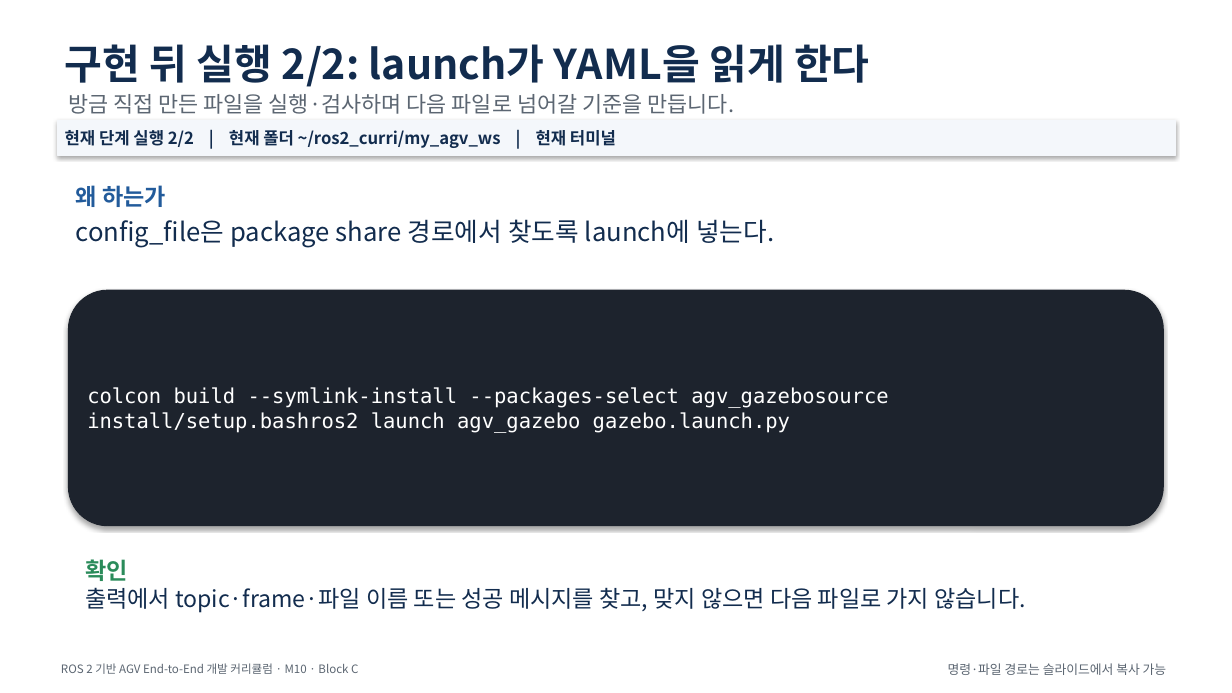
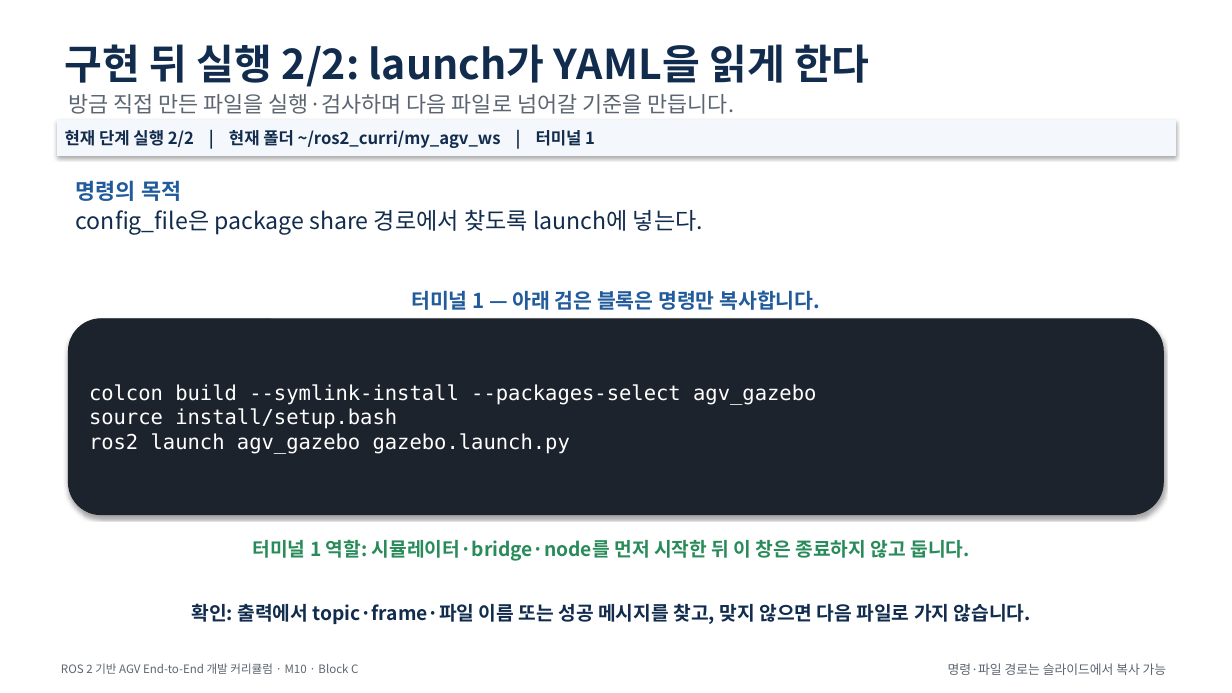
Before and after one commit to choimagon/ros2_curri, a slide deck: slide 97 of blocks/C_drive_visualization/Block_C_M시리즈_통합_따라하기.pptx (slide 96 before the commit). Drawn at 1232x693 pixels with LibreOffice and Linux fonts; fonts in the diff are those of the drawing. Boxes give left, top, right and bottom in pixels: in the first picture for what was removed or moved away, otherwise in the second. Text is boxed around its words. In the diff, an @@ line names an element or a change of style, - is before the commit and + after.

Commit message:
Regenerate visual terminal curriculum decks

```diff
--- a/blocks/C_drive_visualization/Block_C_M시리즈_통합_따라하기.pptx
+++ b/blocks/C_drive_visualization/Block_C_M시리즈_통합_따라하기.pptx
@@ text in rectangle at <box>65,130,595,148</box>: text changed @@
-현재 단계 실행 2/2 | 현재 폴더 ~/ros2_curri/my_agv_ws | 현재 터미널
+현재 단계 실행 2/2 | 현재 폴더 ~/ros2_curri/my_agv_ws | 터미널 1
@@ text "config_file은 package share 경로에서 찾도록 ...": place and size @@
-text "config_file은 package share 경로에서 찾도록 ..." at <box>76,219,774,248</box>
+text "config_file은 package share 경로에서 찾도록 ..." at <box>76,209,703,234</box>
@@ text "config_file은 package share 경로에서 찾도록 ..." at <box>76,209,703,234</box>: size 20 to 18 pt @@
@@ text at <box>76,180,181,201</box>: text changed; size 18 to 17 pt @@
-왜 하는가
+명령의 목적
@@ text added at <box>411,290,820,310</box>, 16 pt, text #225B9B, bold @@
+터미널 1 — 아래 검은 블록은 명령만 복사합니다.
@@ rounded rectangle "colcon build --symlink-install --packages-select agv_gazebo": place and size @@
-rounded rectangle "colcon build --symlink-install --packages-select agv_gazebo" at <box>68,290,1164,526</box>
+rounded rectangle "colcon build --symlink-install --packages-select agv_gazebo" at <box>68,319,1164,515</box>
@@ text in rounded rectangle at <box>89,384,816,454</box>: text changed @@
-colcon build --symlink-install --packages-select agv_gazebosource install/setup.bashros2 launch agv_gazebo gazebo.launch.py
+colcon build --symlink-install --packages-select agv_gazebo
+source install/setup.bash
+ros2 launch agv_gazebo gazebo.launch.py
@@ text added at <box>252,539,970,561</box>, 15 pt, text #2A8B5A, bold @@
+터미널 1 역할: 시뮬레이터·bridge·node를 먼저 시작한 뒤 이 창은 종료하지 않고 둡니다.
@@ text removed at <box>85,559,128,581</box> @@
-확인
@@ text at <box>191,603,1031,624</box>: text changed; size 18 to 15 pt; bold on @@
-출력에서 topic·frame·파일 이름 또는 성공 메시지를 찾고, 맞지 않으면 다음 파일로 가지 않습니다.
+확인: 출력에서 topic·frame·파일 이름 또는 성공 메시지를 찾고, 맞지 않으면 다음 파일로 가지 않습니다.
```
Also in this commit, not shown: 59 other slides changed, 4 slides added, 55 other files.
